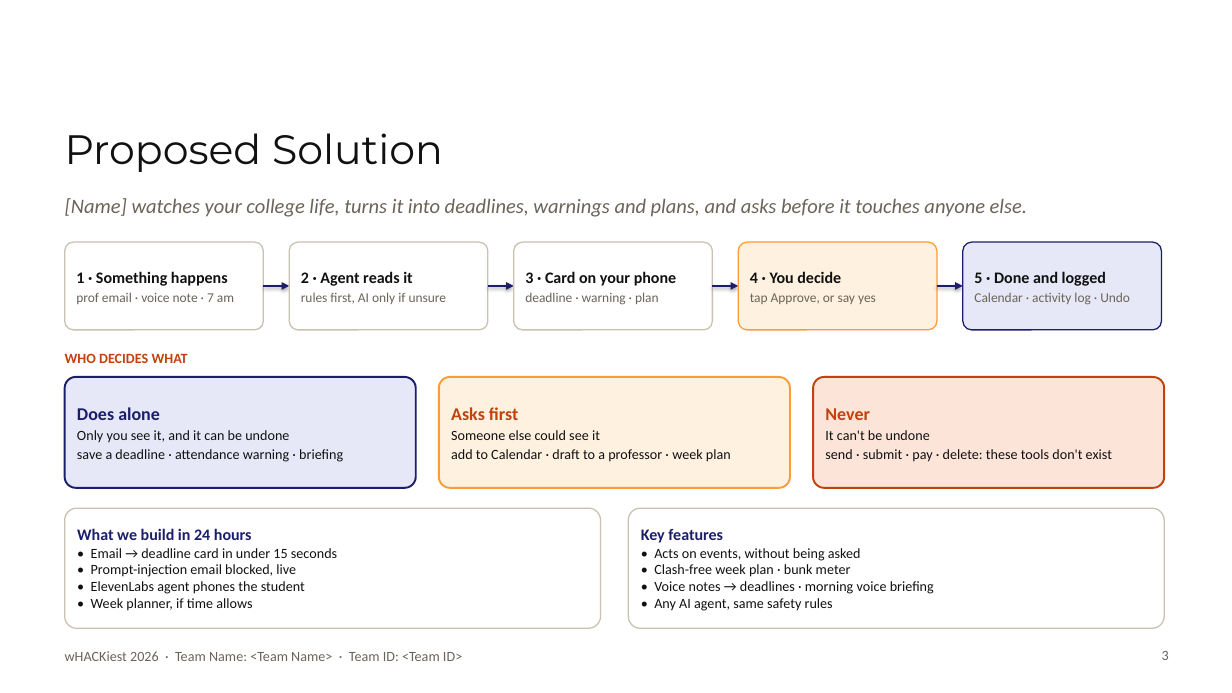
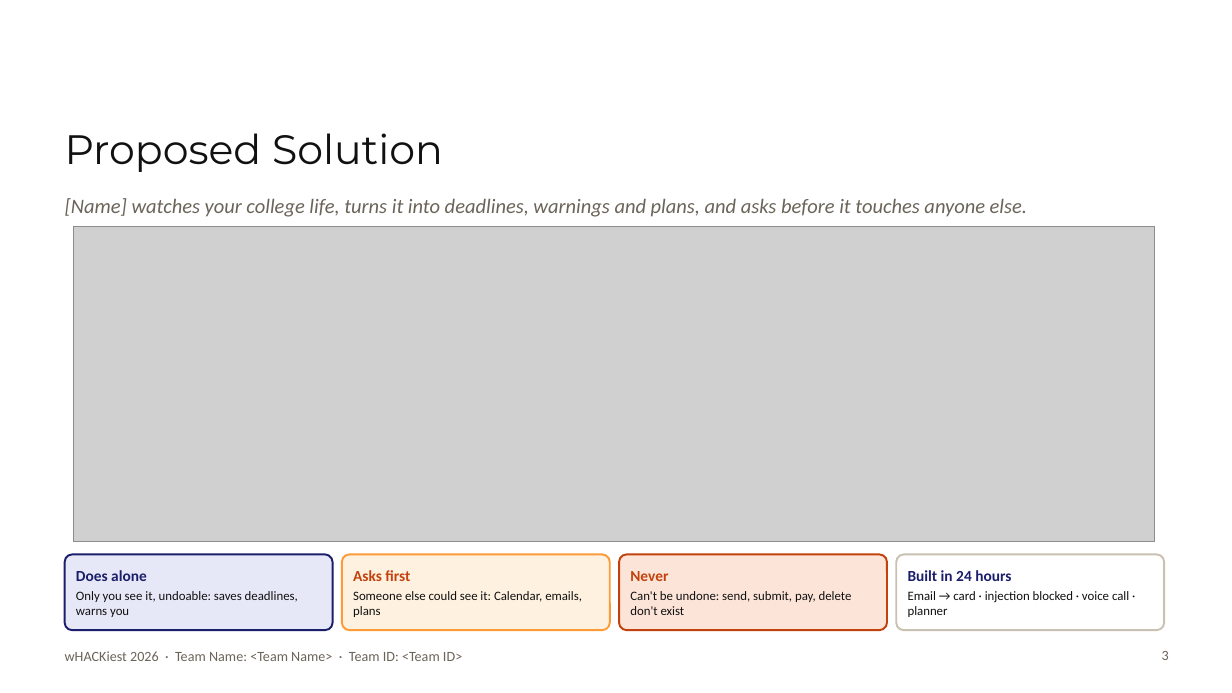
Before and after one commit to jnanottamgy/7even5ive, a slide deck: slide 3 of ppt/TeamName_Track1.pptx. Drawn at 1232x693 pixels with LibreOffice and Linux fonts; fonts in the diff are those of the drawing; grey boxes stand for pictures; background and template pictures are left out. Boxes give left, top, right and bottom in pixels: in the first picture for what was removed or moved away, otherwise in the second. Text is boxed around its words. In the diff, an @@ line names an element or a change of style, - is before the commit and + after.

```diff
--- a/ppt/TeamName_Track1.pptx
+++ b/ppt/TeamName_Track1.pptx
@@ picture added at (74, 226, 1155, 542) @@
@@ rounded rectangle removed at (65, 242, 263, 330) @@
-1 · Something happens
-prof email · voice note · 7 am
@@ rounded rectangle removed at (289, 242, 488, 330) @@
-2 · Agent reads it
-rules first, AI only if unsure
@@ rounded rectangle removed at (738, 242, 937, 330) @@
-4 · You decide
-tap Approve, or say yes
@@ rounded rectangle removed at (963, 242, 1162, 330) @@
-5 · Done and logged
-Calendar · activity log · Undo
@@ arrow removed from (263, 287) to (289, 287) @@
@@ arrow removed from (488, 287) to (514, 287) @@
@@ arrow removed from (713, 287) to (738, 287) @@
@@ arrow removed from (937, 287) to (963, 287) @@
@@ text removed at (65, 353, 188, 363) @@
-WHO DECIDES WHAT
@@ rounded rectangle removed at (65, 377, 416, 488) @@
-Does alone
-Only you see it, and it can be undone
-save a deadline · attendance warning · briefing
@@ rounded rectangle removed at (65, 508, 601, 628) @@
-What we build in 24 hours
-• Email → deadline card in under 15 seconds
-• Prompt-injection email blocked, live
-• ElevenLabs agent phones the student
-• Week planner, if time allows
@@ rounded rectangle removed at (628, 508, 1165, 628) @@
-Key features
-• Acts on events, without being asked
-• Clash-free week plan · bunk meter
-• Voice notes → deadlines · morning voice briefing
-• Any AI agent, same safety rules
@@ rounded rectangle added at (65, 555, 333, 630), fill #E6E8F7, outline #1B1F6B 1.5 pt, 10 pt, text #111111 @@
+Does alone
+Only you see it, undoable: saves deadlines, warns you
@@ rounded rectangle "Asks first": place and size @@
-rounded rectangle "Asks first" at (439, 377, 790, 488)
+rounded rectangle "Asks first" at (342, 555, 610, 630)
@@ rounded rectangle "Never": place and size @@
-rounded rectangle "Never" at (813, 377, 1165, 488)
+rounded rectangle "Never" at (619, 555, 887, 630)
@@ rounded rectangle "Built in 24 hours": place and size @@
-rounded rectangle "Built in 24 hours" at (514, 242, 713, 330)
+rounded rectangle "Built in 24 hours" at (897, 555, 1165, 630)
@@ rounded rectangle "Built in 24 hours" at (897, 555, 1165, 630): outline #C9C1B2 1 pt to #C9C1B2 1.5 pt @@
@@ text in rounded rectangle at (353, 591, 582, 617): text changed; size 11 to 10 pt @@
-Someone else could see it
-add to Calendar · draft to a professor · week plan
+Someone else could see it: Calendar, emails, plans
@@ text in rounded rectangle at (353, 570, 410, 581): size 14 to 12 pt in "Asks first" @@
@@ text in rounded rectangle at (630, 591, 852, 615): text changed; size 11 to 10 pt @@
-It can't be undone
-send · submit · pay · delete: these tools don't exist
+Can't be undone: send, submit, pay, delete don't exist
@@ text in rounded rectangle at (630, 571, 668, 581): size 14 to 12 pt in "Never" @@
@@ text in rounded rectangle at (908, 570, 1129, 617): text changed; size 10.5 to 10 pt; text colour #6B6459 to #111111 @@
-3 · Card on your phone
-deadline · warning · plan
+Built in 24 hours
+Email → card · injection blocked · voice call · planner
```
Also in this commit, not shown: 1 other file.
